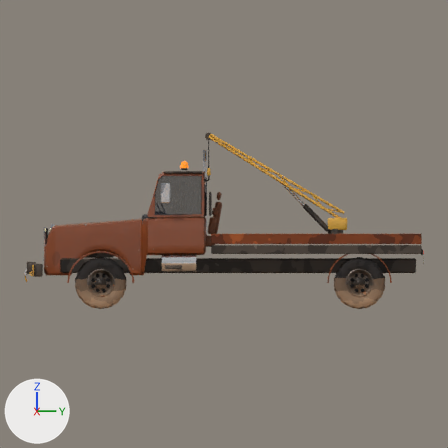
Two versions of the Blender file tools/blender/hd/cars/blend/Wrecker.blend, one commit apart.
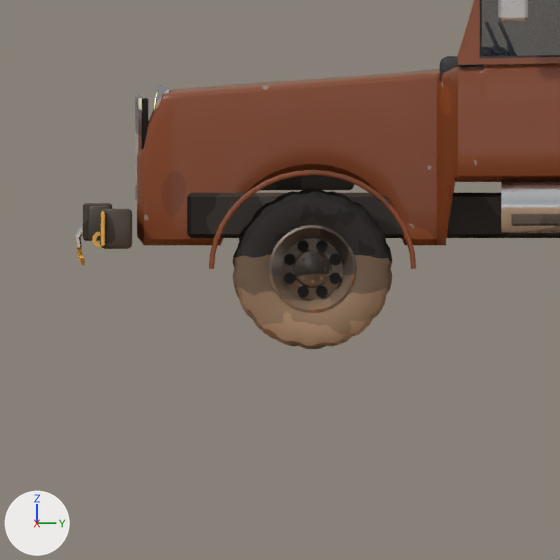
The first picture shows the older version from the file's camera 'IsoCam'. The close-ups show the older and then the newer version on the part from 0% to 40% of the width and 44% to 84% of the height of that picture. Only the edits that show in the close-ups are written down. Arrows for +X, +Y and +Z are at lower left; the lights stay in place.

Names of what the first close-up shows: 'Body', 'Bumper_F', 'Engine', 'Interior', 'Wheel_FL' and 2 more.
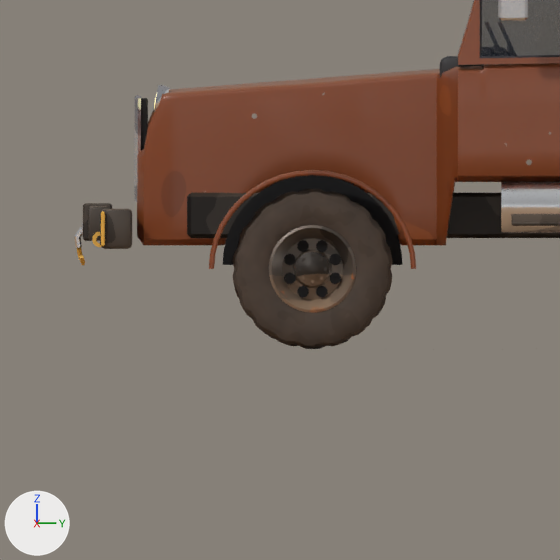
Boxes (x1, y1, x2, y2) around the edits, measured in the close-ups (560 x 560 px; the box of a moved part takes in the faces that stretch with it):
```json
{"object": "Wheel_FL", "change": "recoloured", "before": [233, 189, 392, 349], "after": [233, 189, 392, 349]}
{"part": 1, "of": "me_body", "change": "added", "after": [223, 175, 402, 265], "on screen": "black"}
{"part": 2, "of": "me_body", "change": "moved or reshaped", "before": [142, 73, 405, 245], "after": [141, 72, 404, 245]}
```

Scene script edits in JSON lines:
```json
{"block": "mat_rubber", "change": "nodes: BsdfPrincipled, MapRange, Math x3, Mix x2, NewGeometry x2, OutputMaterial, RGBToBW, SeparateXYZ, TexNoise x2, ValToRGB x2, VectorMath"}
{"block": "mat_rubber", "change": "colours: black #121010, black #1c1918, black #282322, black #000000, grey #959595, light grey #c8c8c8, white #eaeaea, beige #b8987a"}
{"block": "mat_rubber", "change": "nodes: BsdfPrincipled, Math x3, Mix x2, NewGeometry, OutputMaterial, TexNoise x2, ValToRGB"}
{"block": "mat_rubber", "change": "colours: black #121010, black #1c1918, black #282322, brown #8a7462"}
{"block": "mat_tyre_side", "change": "nodes: BsdfPrincipled, MapRange, Math x3, Mix x2, NewGeometry x2, OutputMaterial, RGBToBW, SeparateXYZ, TexNoise x2, ValToRGB x2, VectorMath"}
{"block": "mat_tyre_side", "change": "colours: black #121010, black #232020, black #282322, black #000000, grey #959595, light grey #c8c8c8, white #eaeaea, beige #b8987a"}
{"block": "mat_tyre_side", "change": "nodes: BsdfPrincipled, Math x3, Mix x2, NewGeometry, OutputMaterial, TexNoise x2, ValToRGB"}
{"block": "mat_tyre_side", "change": "colours: black #121010, black #232020, black #282322, brown #8a7462"}
{"op": "add", "block": "mat_wheelwell", "code": ["mat_wheelwell = principled_material('wheelwell')", "mat_wheelwell.base_color = (0.00402, 0.00402, 0.00518)  # black #0d0d10", "mat_wheelwell.roughness = 0.95"]}
{"block": "me_body", "where": "# used by ob_body; parent = ob_wrecker; location = (0.0, 0.0, 0.0)"}
{"op": "remove", "block": "me_body", "code": "me_body.from_pydata(...)  # 7795 vertices, 7502 faces; spans x -1.3..1.3, y -3.62..3.44, z 0.58..3.05"}
{"op": "add", "block": "me_body", "code": "me_body.from_pydata(...)  # 7799 vertices, 7460 faces; spans x -1.3..1.3, y -3.62..3.44, z 0.58..3.05"}
{"block": "me_body", "change": "me_body part 1: a new loose piece of 46 vertices spanning x 0.55..0.68, y -3.1..-2.02, z 0.61..1.15, in mat_wheelwell (black #0d0d10)"}
{"block": "me_body", "change": "me_body part 2: 874 vertices moved within x -0.59..0.59, y -3.55..-1.23, z 0.72..1.75; 297 vertices removed from x -0.59..0.59, y -3.54..-2.06, z 1.01..1.75; 209 vertices added at x -0.59..0.59, y -3.55..-2.07, z 0.96..1.76"}
{"block": "me_body", "change": "other edits to the shape of me_body do not show in these pictures"}
{"op": "add", "block": "me_body", "code": "me_body.materials.append(mat_wheelwell)  # black #0d0d10"}
```
